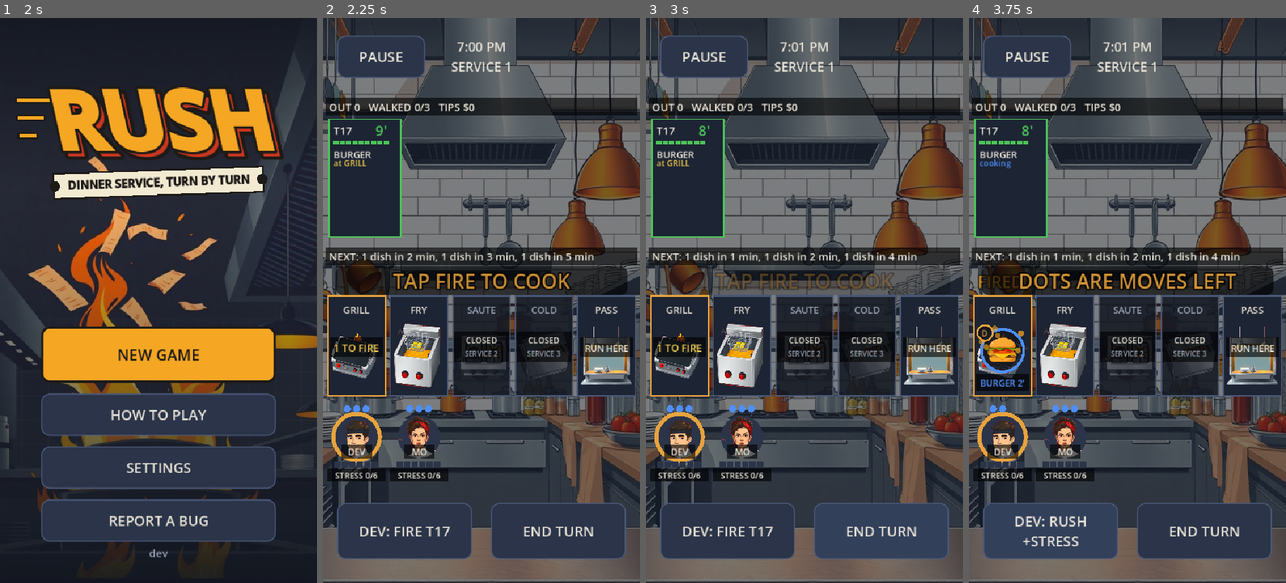
Above: before the commit, frames 1-4 (left to right).
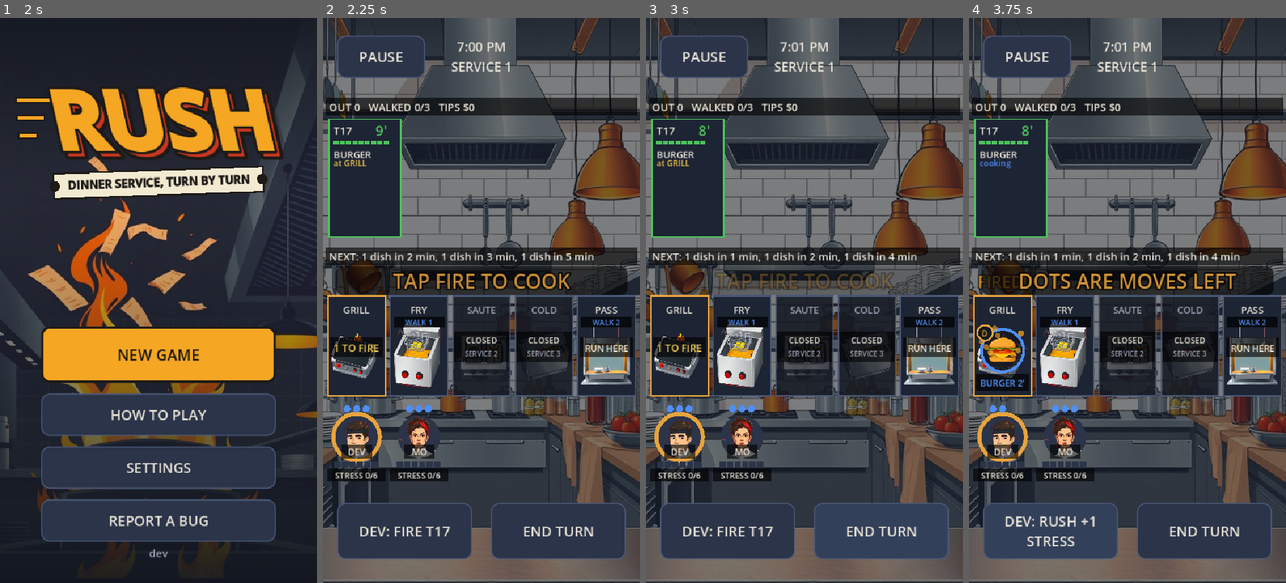
Above: after the commit, the same moments.

Repository: duffpowell-commits/Rush
Game: Godot game, scene res://scenes/boot.tscn
The game is run twice, just before and just after one commit, with the same random seed, the same clock (stepped at 60 frames per second) and the same inputs.
Inputs:
- Up to frame 1 (2 s): click "Skip splash" at 0.5 s; click "SKIP" at 1.25 s
- Up to frame 2 (2.25 s): click "NEW GAME" at 2 s
- Up to frame 3 (3 s): click "END TURN" at 2.75 s
- Up to frame 4 (3.75 s): click "DEV: FIRE T17" at 3.5 s

Frame 1 is identical in both runs. In frame 2, 0.6% of the frame differs, in the area x 22-98%, y 52-55%; in frame 3, 0.6%; in frame 4, 1.1%, in the area x 11-98%, y 52-94%.

Commit message:
Movement pass: walk costs on stations, TOO FAR feedback, face tap wins
Build-73 reviews (first-timer, IGN-style, own play) all tripped on moving cooks.
- With a cook picked, open stations show WALK n or TOO FAR.
- A walk that can't happen says why in the status line and on the station.
- Tapping a cook's face then a station sends that cook (no swap to the station's cook).
- Empty rail: END TURN / FINISH SERVICE. RUSH shows +N STRESS or (FREE) after Cast Iron.
- Top bar OUT counts this service.

Co-Authored-By: Claude Opus 5.5 <noreply@anthropic.com>
Claude-Session: https://claude.ai/code/session_01V3sbxLu4c4oLEvnvp25i9E

Diff:
--- a/scripts/autoplay.gd
+++ b/scripts/autoplay.gd
@@ -145,7 +145,8 @@
 	# Tap a station, get its cook (Duff, Nov 25): with MO picked, a tap on the GRILL (DEV stands
 	# there) picks DEV and sends nobody anywhere. With DEV stepped off, the GRILL still picks DEV,
 	# because his burger is on it: the pan wears his initial.
-	await _tap_at(game.field.get_global_transform() * game.cook_pos(1))
+	game.sel = 1   # MO picked earlier (not by a face tap just now)
+	game._after_move()
 	var mo_ap: int = k.crew[1].ap
 	await _tap_at(game.field.get_global_transform() * game.station_rect(0).get_center())
 	var picked_here: bool = game.sel == 0 and k.crew[1].at == Kitchen.PASS_IX and k.crew[1].ap == mo_ap
@@ -162,6 +163,32 @@
 	game._after_move()
 	await _shot("station_pick")
 	_check(picked_here and picked_pan and handoff, "STATION PICK PASS (MO picked, GRILL tap picked DEV who stands there; with DEV away it picked him by his burger; a 2nd GRILL tap sent MO to it)")
+	# Movement pass (build-73 reviews): a face tap always wins. Tap MO, then the GRILL where DEV
+	# stands: MO walks over instead of the tap swapping to DEV. A walk too far says so.
+	await _tap_at(game.field.get_global_transform() * game.cook_pos(1))
+	await _tap_at(game.field.get_global_transform() * game.station_rect(0).get_center())
+	var face_went: bool = game.sel == 1 and k.crew[1].at == 0 and k.crew[1].ap == mo_ap - k.walk_cost(Kitchen.PASS_IX, 0)
+	game.field.queue_redraw()
+	await _frames(2)
+	await _shot("walk_costs")
+	k.crew[1].ap = 0
+	game._after_move()
+	await _tap_at(game.field.get_global_transform() * game.station_rect(Kitchen.PASS_IX).get_center())
+	var far_said: bool = k.crew[1].at == 0 and game.note.text == "MO: NO MOVES LEFT" and game.fx.any(func(e): return e.kind == "text" and e.text == "NO MOVES")
+	k.crew[1].ap = 1
+	k.crew[1].at = 0
+	game.sel = 1
+	k.all_open = true   # every stop counts: GRILL to PASS is 4 moves
+	game._after_move()
+	await _tap_at(game.field.get_global_transform() * game.station_rect(Kitchen.PASS_IX).get_center())
+	var far_note: String = game.note.text
+	k.all_open = false
+	far_said = far_said and k.crew[1].at == 0 and far_note == "TOO FAR: MO NEEDS 4 MOVES, HAS 1"
+	k.crew[1].at = Kitchen.PASS_IX
+	k.crew[1].ap = mo_ap
+	game.sel = 1
+	game._after_move()
+	_check(face_went and far_said, "MOVE PASS (MO tapped by face walked to DEV's GRILL; a spent walk said NO MOVES; a long one said '%s')" % far_note)
 	# The next hint follows by itself: after FIRE, END TURN is taught.
 	var next_hint := false
 	for i in 60:
@@ -236,7 +263,7 @@
 	var left0: int = kk.pans[0].left
 	var rush_label: String = game.act_btn.text
 	game.act()
-	_check(rush_label == "DEV: RUSH +STRESS" and kk.pans[0].left == left0 - 1 and kk.crew[0].stress == kk.rush_stress,
+	_check(rush_label == "DEV: RUSH +1 STRESS" and kk.pans[0].left == left0 - 1 and kk.crew[0].stress == kk.rush_stress,
 		"RUSH PASS (burger %d -> %d minutes, DEV stress %d)" % [left0, kk.pans[0].left, kk.crew[0].stress])
 	await _tap_at(game.field.get_global_transform() * game.cook_pos(1))
 	await _tap_at(game.field.get_global_transform() * game.station_rect(1).get_center())   # MO plates the fries
@@ -1011,6 +1038,26 @@
 	await _shot("polish_tired")
 	var nx: String = game.next_line(ThemeDB.fallback_font, 2000.0)
 	await _shot("polish_board")
+	# Movement pass: the last table out says how to finish; Cast Iron's free RUSH says FREE; OUT counts this service.
+	var rs_was: int = kk.rush_stress
+	kk.rush_stress = 0
+	kk.crew[0].stress = 0
+	kk.crew[0].ap = kk.ap
+	kk.crew[0].at = 0
+	kk.pans[0] = {"tid": kk.tickets[0].id, "dish": "STEAK", "left": 2, "sat": 0, "rushed": false, "by": 0}
+	game.sel = 0
+	game._refresh_hud()
+	var free_lbl: String = game.act_btn.text
+	kk.rush_stress = rs_was
+	kk.pans[0] = {}
+	kk.tickets.clear()
+	kk.incoming.clear()
+	for c in kk.crew:
+		c.stress = 0
+	game._refresh_hud()
+	var finish: String = game.end_btn.text
+	_check(free_lbl == "DEV: RUSH (FREE)" and finish == "END TURN\nFINISH SERVICE",
+		"FINISH PASS (Cast Iron rush reads '%s'; an empty rail says '%s')" % [free_lbl, finish.replace("\n", " / ")])
 	kk.from_dict(JSON.parse_string(JSON.stringify(keep)))
 	game._refresh_hud()
 	var calm: String = game.end_btn.text
--- a/scripts/game.gd
+++ b/scripts/game.gd
@@ -54,6 +54,7 @@
 var perks: Array = []        # upgrades owned tonight (upgrades.gd)
 var k: Kitchen
 var sel := 0                 # selected cook
+var _portrait_pick := false  # the last field tap picked a cook by face: the next station tap sends them
 var _pick_from := {}         # last station tap that switched cooks: {st, prev}; a 2nd tap there sends prev
 var pick_ix := -1            # dish on that ticket the player tapped: FIRE cooks exactly it (-1 = any)
 var pick_tid := 0            # ticket the player tapped: FIRE cooks for it first (0 = most urgent)
@@ -219,6 +220,8 @@
 		if not p.is_empty() and p.left <= 0 and p.sat >= k.burn_after:
 			end_btn.text = "END TURN\n%s BURNS" % Kitchen.STATIONS[i]
 			break
+	if end_btn.text == "END TURN" and not k.done and not between and k.tickets.is_empty() and k.incoming.is_empty():
+		end_btn.text = "END TURN\nFINISH SERVICE"   # every table is out: say what the button does now
 	if end_btn.text == "END TURN":   # a turn earlier (stress pass): one more worked turn after this one and they quit
 		for c in k.crew.size():
 			if not k.crew[c].out and stress_after(c) == k.stress_cap - 1:
@@ -236,7 +239,7 @@
 		var cr: Dictionary = k.crew[sel]
 		# end of turn also adds 1 to a working cook while any ticket will be red (2 minutes or less)
 		var red := 1 if k.tickets.any(func(t): return t.time - 1 > 0 and t.time - 1 <= 2) else 0
-		act_btn.text = "RUSH (QUITS!)" if cr.stress + k.rush_stress + red >= k.stress_cap else "RUSH +STRESS"
+		act_btn.text = "RUSH (FREE)" if k.rush_stress <= 0 else ("RUSH (QUITS!)" if cr.stress + k.rush_stress + red >= k.stress_cap else "RUSH +%d STRESS" % k.rush_stress)
 	elif a == "RUN" and k.tray > 1:   # a tray: say how many plates go out on this one action
 		var n := mini(k.tray, k.window.size() + (0 if k.crew[sel].hand.is_empty() else 1))
 		if n > 1:
@@ -436,6 +439,7 @@
 ## One minute of service passes.
 func end_turn() -> void:
 	_pick_from = {}   # a station handoff only counts on the very next field tap
+	_portrait_pick = false
 	if paused or over or between:
 		return
 	rail_off = 0   # a new turn opens on the most urgent tickets
@@ -918,9 +922,12 @@
 	for c in k.crew.size():
 		if not k.crew[c].out and cook_pos(c).distance_to(p) <= COOK_R + 6.0:
 			sel = c
+			_portrait_pick = true   # the next station tap sends this cook, never swaps to another
 			get_node("/root/Audio").sfx("click")
 			_after_move()
 			return
+	var portrait := _portrait_pick
+	_portrait_pick = false
 	for i in Kitchen.STATIONS.size():
 		if station_rect(i).grow(4.0).has_point(p):
 			if not k.is_open(i):
@@ -929,9 +936,12 @@
 				return
 			if pf.get("st", -1) == i and int(pf.prev) != sel and not k.crew[int(pf.prev)].out:
 				sel = int(pf.prev)   # tapped the same station again: the cook you had picked goes there after all
-				if k.move(sel, i):
+				var went := k.move(sel, i)
+				if went:
 					get_node("/root/Audio").sfx("click")
 				_after_move()
+				if not went:
+					_too_far(i)   # after the redraw, so the status line keeps the reason
 				return
 			if k.crew[sel].at == i:
 				act()
@@ -940,7 +950,7 @@
 			# dropped it"): a cook standing there first, else the cook who fired its pan. Only an
 			# empty station with nobody's pan on it sends the selected cook over. Tapping the same station
 			# again sends the cook you had picked instead (a handoff: MO plates DEV's burger).
-			var owner := station_cook(i)
+			var owner := -1 if portrait else station_cook(i)   # a cook you tapped by face goes where you send them
 			if owner >= 0 and owner != sel:
 				_pick_from = {"st": i, "prev": sel}
 				sel = owner
@@ -949,7 +959,26 @@
 			elif k.move(sel, i):
 				get_node("/root/Audio").sfx("click")
 				_after_move()
+			else:
+				_too_far(i)
 			return
+
+
+## A walk that can't happen says why, on the station and in the status line (it used to do nothing).
+func _too_far(i: int) -> void:
+	var cr: Dictionary = k.crew[sel]
+	if cr.out:
+		return
+	var need: int = k.walk_cost(cr.at, i)
+	var why := "%s: NO MOVES LEFT" % cr.name if cr.ap <= 0 else "TOO FAR: %s NEEDS %d MOVES, HAS %d" % [cr.name, need, cr.ap]
+	if note != null:
+		note.text = why
+	var r := station_rect(i)
+	_fx_text(Vector2(r.get_center().x, r.position.y - 6), "TOO FAR" if cr.ap > 0 else "NO MOVES", UI.key("bad"), 24)
+	get_node("/root/Audio").sfx("click", 0.7)
+	UI.buzz(30)
+	if field != null:
+		field.queue_redraw()
 
 
 ## The cook a tap on station i should pick: one standing there, else the one who fired its pan; -1 if none.
@@ -1104,7 +1133,7 @@
 		_more_rect = mr.grow(8.0)   # a bit of slack for a thumb
 		f.draw_string(font, mr.position + Vector2(0, 19), mt, HORIZONTAL_ALIGNMENT_CENTER, more_w, UI.font_size(16), UI.BG)
 	_plate(f, Rect2(pad - 6, y0 - 36, f.size.x - 2 * pad + 12, 30))   # busy kitchen wall behind: text sits on plates
-	f.draw_string(font, Vector2(pad, y0 - 14), "OUT %d   WALKED %d/%d   TIPS $%d" % [score, k.walked, lives_max, k.tips],
+	f.draw_string(font, Vector2(pad, y0 - 14), "OUT %d   WALKED %d/%d   TIPS $%d" % [k.served, k.walked, lives_max, k.tips],
 		HORIZONTAL_ALIGNMENT_LEFT, f.size.x - 20, UI.font_size(18), UI.key("bad") if k.walked >= lives_max - 1 else ink)
 	f.draw_string(font, Vector2(pad, y0 + 240), next_line(font, f.size.x - 20 - more_w), HORIZONTAL_ALIGNMENT_LEFT, f.size.x - 20 - more_w, UI.font_size(18), ink)
 	# --- the line
@@ -1176,6 +1205,22 @@
 			var up := _fit(font, "%d TO RUN" % k.window.size(), "RUN %d" % k.window.size(), r.size.x - 8, 15) if not k.window.is_empty() else _fit(font, "RUN HERE", "RUN", r.size.x - 8, 15)
 			f.draw_string(font, r.get_center() + Vector2(-r.size.x / 2, 10), up, HORIZONTAL_ALIGNMENT_CENTER, r.size.x,
 				UI.font_size(15), UI.key("good") if not k.window.is_empty() else ink)
+	# Walk costs (movement pass, build-73 reviews: walking ate turns unseen): with a cook picked,
+	# every other open station says what getting there costs, or TOO FAR.
+	if not k.crew[sel].out and not k.done and k.crew[sel].ap > 0:   # spent: the button already says NO MOVES
+		var me: Dictionary = k.crew[sel]
+		for i in Kitchen.STATIONS.size():
+			if i == me.at or not k.is_open(i):
+				continue
+			var r := station_rect(i)
+			var cost: int = k.walk_cost(me.at, i)
+			var far: bool = cost > me.ap
+			var wl := "TOO FAR" if far else "WALK %d" % cost
+			wl = _fit(font, wl, "FAR" if far else "W%d" % cost, r.size.x - 12, 13)
+			var chip := Rect2(r.position.x + 6, r.position.y + 36, r.size.x - 12, 18)
+			f.draw_rect(chip, Color(0, 0, 0, 0.7))
+			f.draw_string(font, chip.position + Vector2(0, 14), wl, HORIZONTAL_ALIGNMENT_CENTER, chip.size.x,
+				UI.font_size(13), UI.key("bad") if far else UI.key("info"))
 	# --- crew
 	for c in k.crew.size():
 		var cr: Dictionary = k.crew[c]
Not shown, changed: CLAUDE.md
